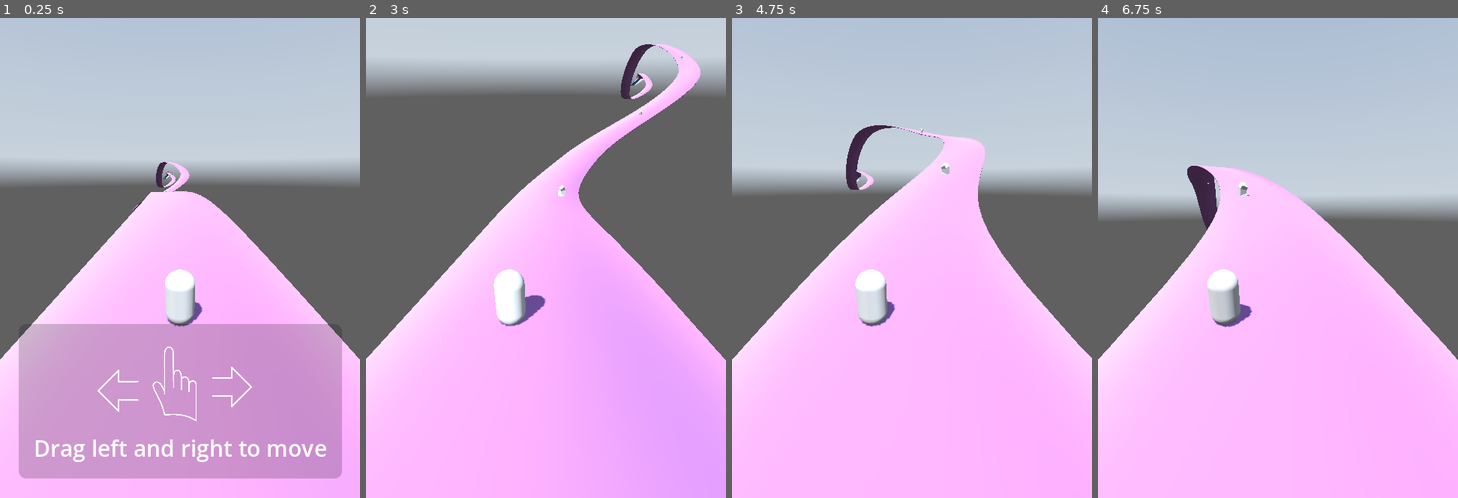
Above: before the commit, frames 1-4 (left to right).
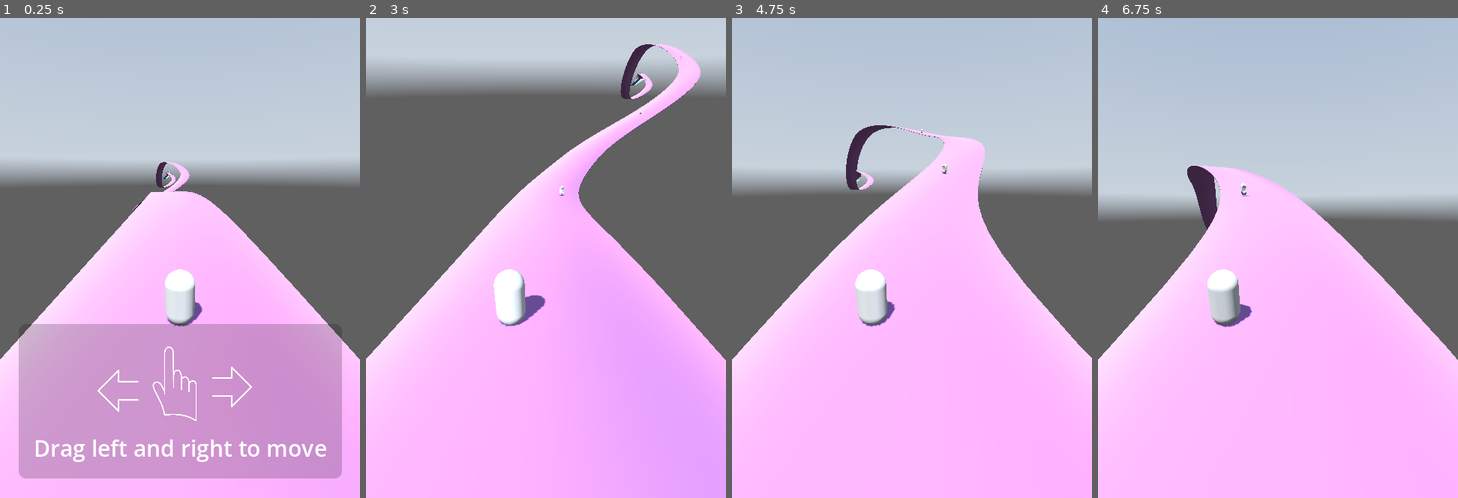
Above: after the commit, the same moments.

Repository: ludovancy/endless-roller
Game: Godot game, scene res://world.tscn
Two runs of this game, one before a commit and one after it. Both use one fixed random seed, a clock stepped at 60 frames per second and the inputs below. A sky picture missing from this copy of the repository is replaced by a grey-blue gradient.
Inputs (mouse positions are in pixels of both pictures, inside the frame that each line leads up to):
- Up to frame 1 (0.25 s): no input
- Up to frame 2 (3 s): tap Enter at 0.5 s; move the mouse to (625, 234) at 0.52 s; hold Right (ui_right) 0.53-1.25 s; click (625, 234) at 0.67 s; drag from (474, 282) to (528, 354) at 1.27 s; move the mouse to (582, 152) at 2.02 s; hold Right (ui_right) 2.03-2.75 s; drag from (528, 354) to (438, 186) at 2.77 s
- Up to frame 3 (4.75 s): move the mouse to (1020, 330) at 3.52 s; hold Left (ui_left) 3.53-4.25 s; drag from (804, 186) to (858, 138) at 4.27 s
- Up to frame 4 (6.75 s): move the mouse to (1296, 258) at 5.02 s; hold Down (ui_down) 5.03-5.75 s; click (1296, 258) at 5.17 s; drag from (1224, 138) to (1206, 282) at 5.77 s; move the mouse to (1357, 234) at 6.52 s; hold Up (ui_up) from 6.53 s (still down)

The runs differ from the first frame. In frame 1, less than 0.1% of the frame differs, in the area x 45-51%, y 31-37%; in frame 2, less than 0.1%; in frame 3, less than 0.1%; in frame 4, less than 0.1%, in the area x 30-43%, y 34-38%.

Commit message:
resize beans

Diff:
--- a/bean.tscn
+++ b/bean.tscn
@@ -52,6 +52,7 @@
 collision_mask = 2
 
 [node name="MeshInstance3D" type="MeshInstance3D" parent="Base"]
+transform = Transform3D(0.6, 0, 0, 0, 0.6, 0, 0, 0, 0.6, 0, 0.35, 0)
 mesh = ExtResource("2_kv3ox")
 
 [node name="AnimationPlayer" type="AnimationPlayer" parent="Base/MeshInstance3D"]
--- a/src/bean.gd
+++ b/src/bean.gd
@@ -10,7 +10,7 @@
 	base.position.x = randf_range(-width / 2, width / 2)
 	animation_player.speed_scale = randf_range(1, 2)
 	animation_player.play("rotate")
-
+	mesh_instance_3d.material_override
 
 func _on_base_body_entered(body: Node3D) -> void:
 	print("Coin")
